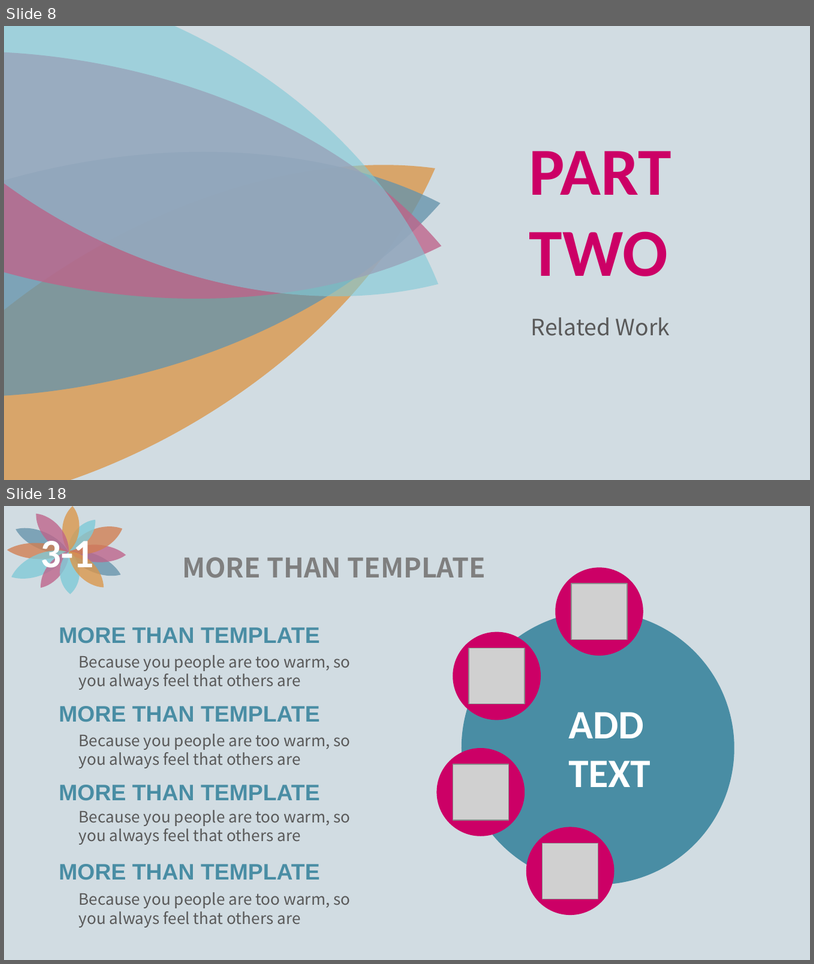
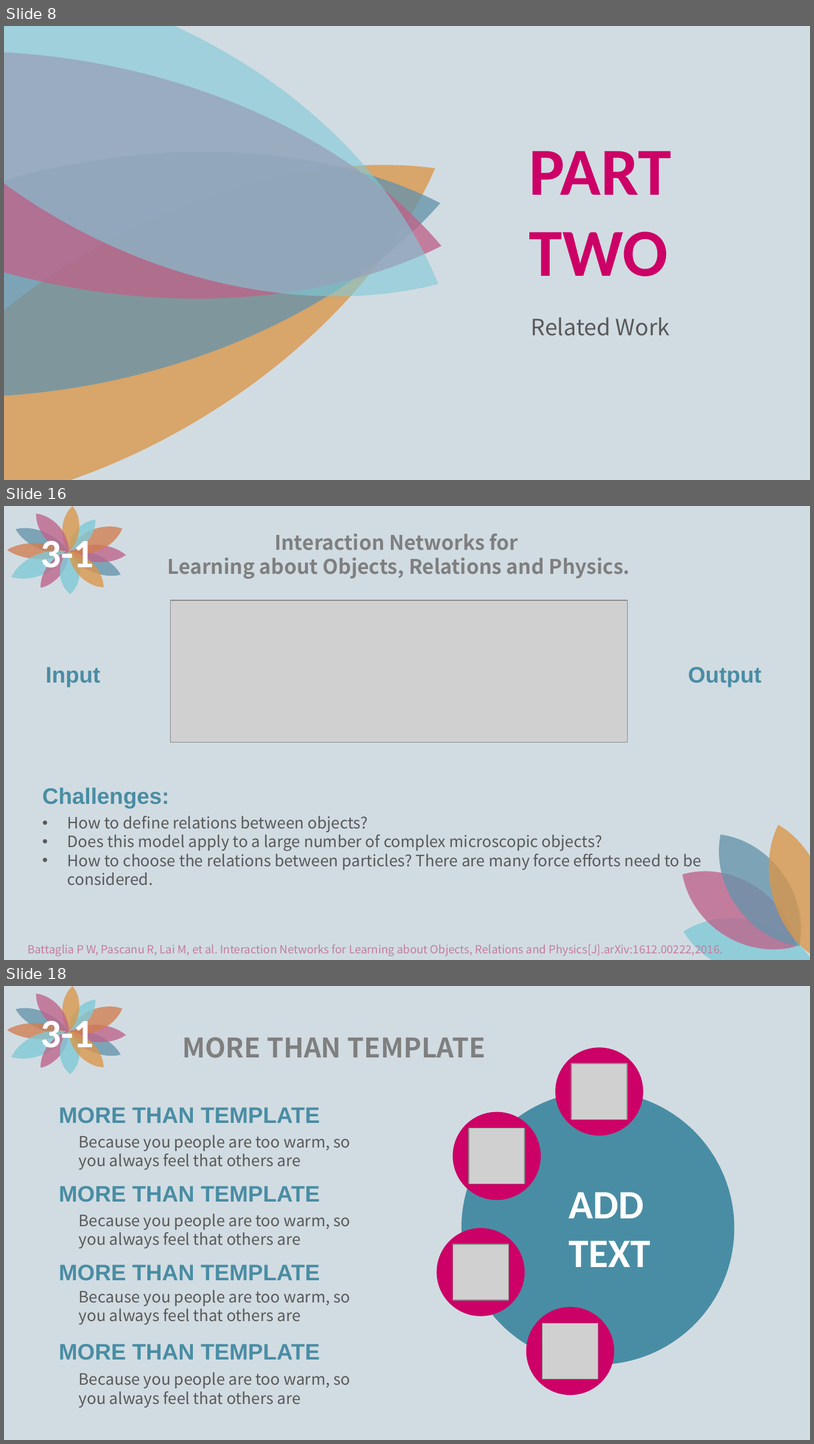
Before and after one commit to XiaoYunZi1001/ACM, a slide deck: presentation/1-9.ppt. Shown one above the other, each under a label of ours: slides 8 and 18 before the commit, slides 8, 16 and 18 after it; the slides between them are not shown. The pictures are 814x964 and 814x1444 pixels, drawn with LibreOffice and Linux fonts; fonts in the diff are those of the drawing; grey boxes stand for pictures. Boxes give left, top, right and bottom in pixels: in the first picture for what was removed or moved away, otherwise in the second. Text is boxed around its words. In the diff, an @@ line names an element or a change of style, - is before the commit and + after.

```diff
--- a/presentation/1-9.ppt
+++ b/presentation/1-9.ppt
@@ slide 16 added at [4,506,810,960], background #D1DCE2 @@
@@ text added at [41,534,94,577], 36 pt, text #FFFFFF, bold @@
+3-1
@@ text added at [167,534,630,579], 18 pt, text #7F7F7F, bold @@
+Interaction Networks for
+Learning about Objects, Relations and Physics.
@@ group added at [6,506,127,594]: 12 freeform shapes @@
@@ picture added at [171,600,628,742] @@
@@ text added at [45,667,100,687], 20 pt, text #498DA4, bold @@
+Input
@@ text added at [689,667,762,687], 20 pt, text #498DA4, bold @@
+Output
@@ text added at [42,787,170,808], 20 pt, text #498DA4, bold @@
+Challenges:
@@ text added at [68,816,702,885], 14 pt, text #595959 @@
+• How to define relations between objects?
+• Does this model apply to a large number of complex microscopic objects?
+• How to choose the relations between particles? There are many force efforts need to be considered.
@@ group added at [668,818,810,960]: 4 freeform shapes @@
@@ text added at [28,941,723,956], 10 pt, text #C37D9E @@
+Battaglia P W, Pascanu R, Lai M, et al. Interaction Networks for Learning about Objects, Relations and Physics[J].arXiv:1612.00222,2016.
```
Also in this commit, not shown: 6 slides changed, 4 other slides added, 1 other file.
